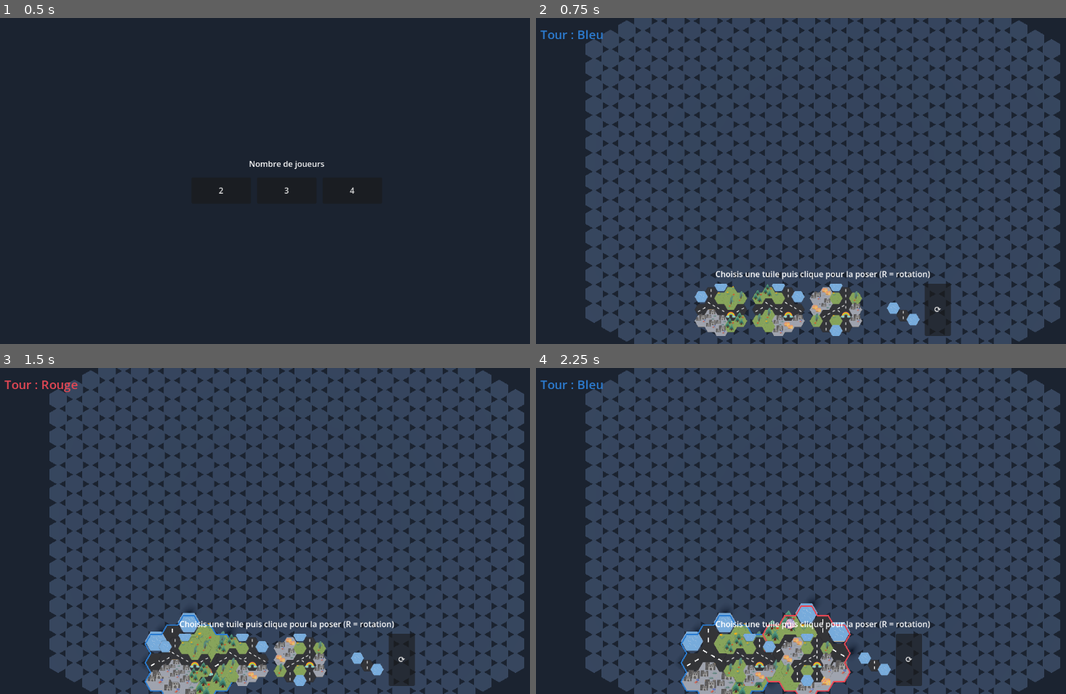
Above: before the commit, frames 1-4 (two rows, left to right).
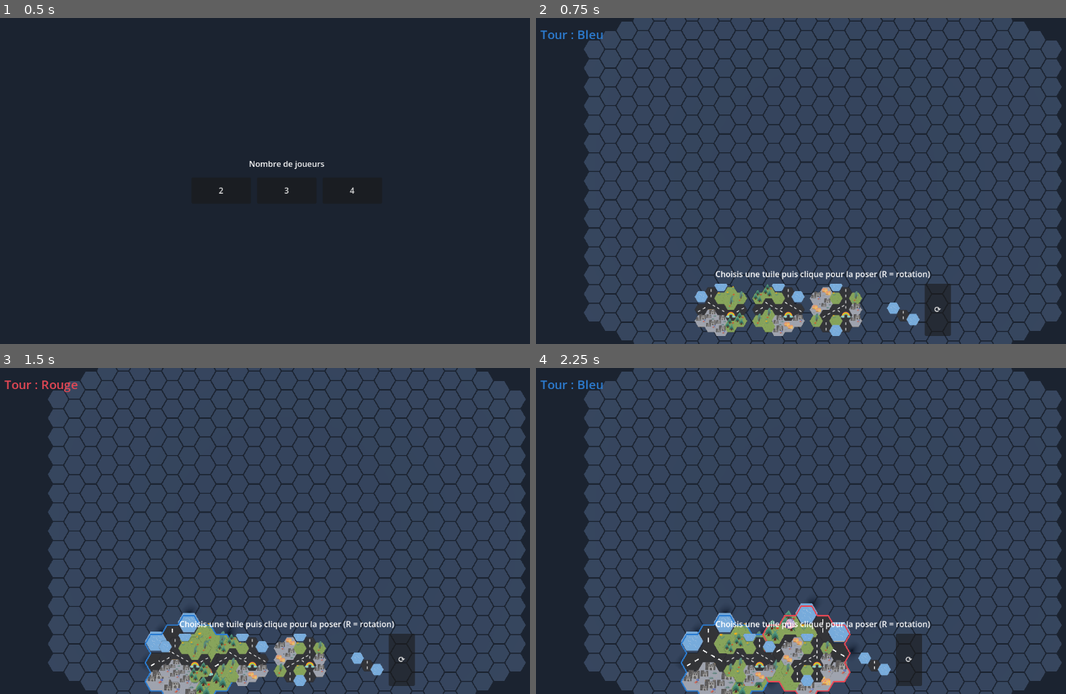
Above: after the commit, the same moments.

Repository: yoann-shopopop/shopopop-express
Game: Godot game, scene res://scenes/main.tscn
Two runs of this game, one before a commit and one after it. Both use one fixed random seed, a clock stepped at 60 frames per second and the inputs below.
Inputs (mouse positions are in pixels of both pictures, inside the frame that each line leads up to):
- Up to frame 1 (0.5 s): no input
- Up to frame 2 (0.75 s): click "2" at 0.5 s
- Up to frame 3 (1.5 s): click (185, 661) at 1.27 s
- Up to frame 4 (2.25 s): click (779, 661) at 2.02 s

Frame 1 is identical in both runs. In frame 2, 8.2% of the frame differs, in the area x 9-100%, y 0-100%; in frame 3, 8.0%; in frame 4, 7.8%.

Commit message:
fix(view): grille de fond en flat-top (tessellation correcte)
La tuile du lattice (CylinderMesh pointy-top) est tournée de 30° pour coller
au layout flat-top — fini les triangles / la grille mal alignée.

Co-Authored-By: Claude Opus 4.8 <noreply@anthropic.com>

Diff:
--- a/src/view/hex_grid_view.gd
+++ b/src/view/hex_grid_view.gd
@@ -57,11 +57,14 @@
 	for q in range(-radius, radius + 1):
 		for r in range(maxi(-radius, -q - radius), mini(radius, -q + radius) + 1):
 			cells.append(Vector2i(q, r))
+	# The 6-sided CylinderMesh is pointy-top; rotate it 30° so the lattice reads as FLAT-TOP and
+	# tessellates with the flat-top layout.
+	var flat_top := Basis(Vector3.UP, PI / 6.0)
 	mm.instance_count = cells.size()
 	for i in cells.size():
 		var pos := HexUtils.axial_to_world(cells[i], GameConfig.HEX_SIZE)
 		pos.y = -1.0  # well below the tiles so it never occludes them
-		mm.set_instance_transform(i, Transform3D(Basis.IDENTITY, pos))
+		mm.set_instance_transform(i, Transform3D(flat_top, pos))
 		mm.set_instance_color(i, GameConfig.LATTICE_COLOR)
 
 
